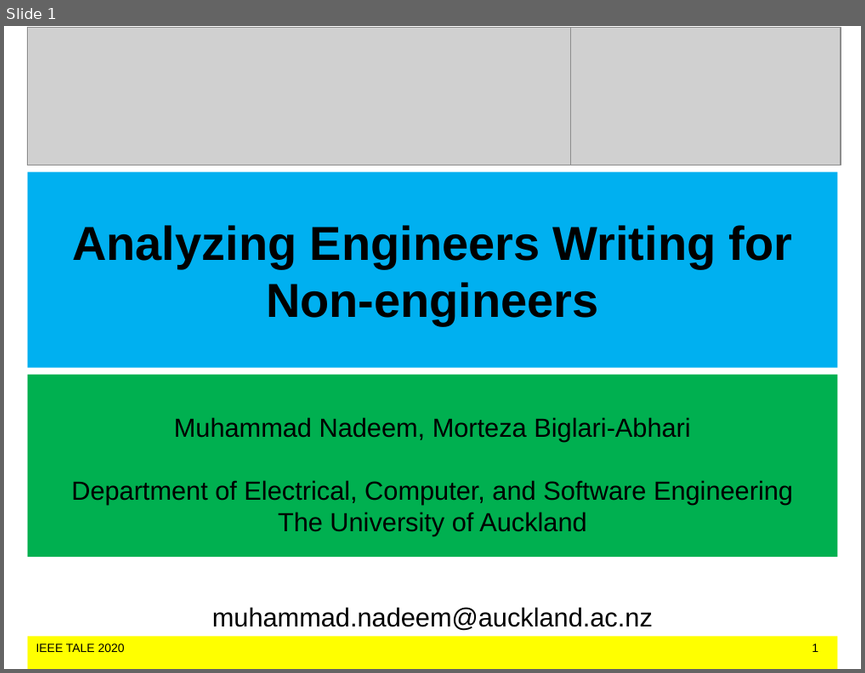
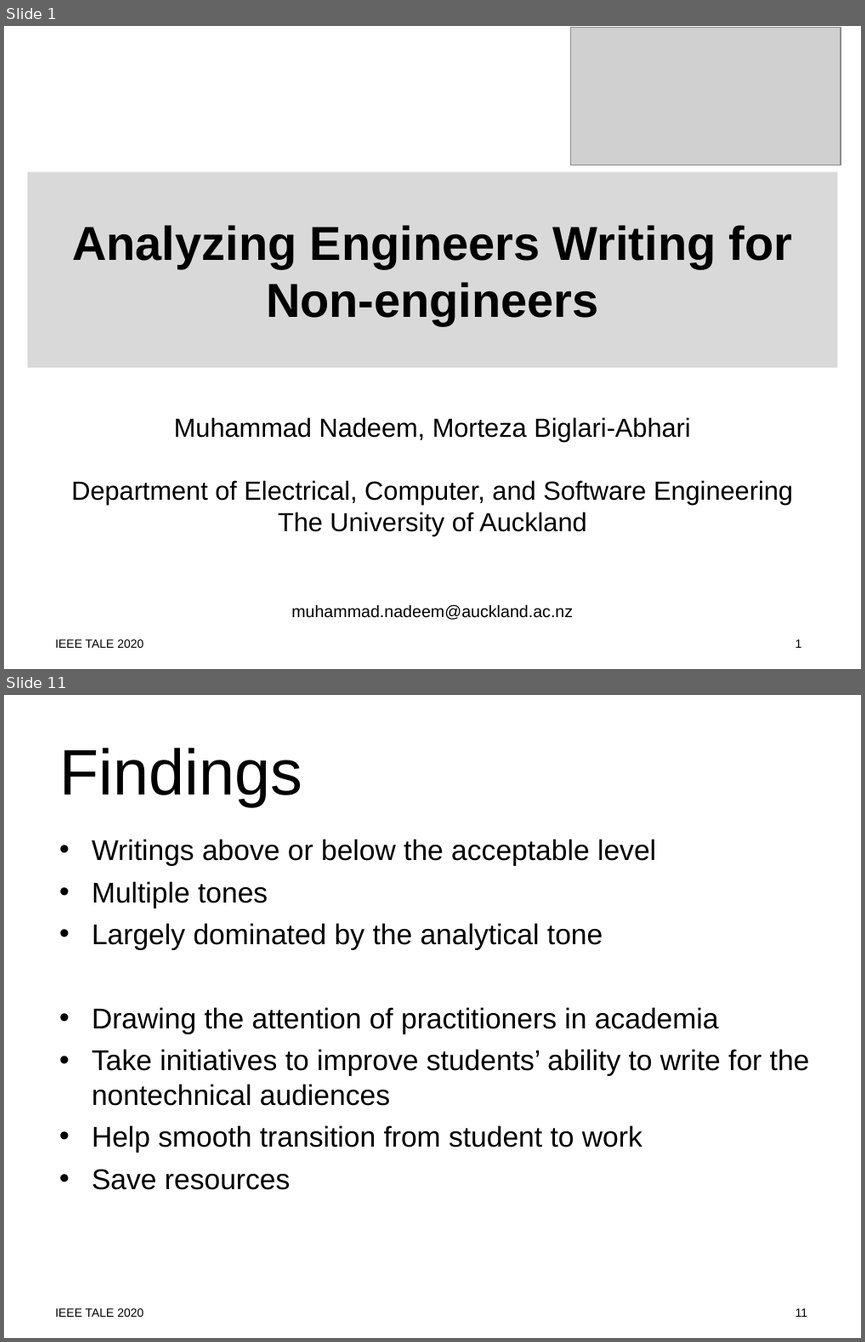
Before and after one commit to MuhammadNadeemAUM/Writing-Diet, a slide deck: Nadeem_IEEE TALE_259.ppt. Shown one above the other, each under a label of ours: slide 1 before the commit, slides 1 and 11 after it; the slides between them are not shown. The pictures are 865x673 and 865x1342 pixels, drawn with LibreOffice and Linux fonts; fonts in the diff are those of the drawing; grey boxes stand for pictures. Boxes give left, top, right and bottom in pixels: in the first picture for what was removed or moved away, otherwise in the second. Text is boxed around its words. In the diff, an @@ line names an element or a change of style, - is before the commit and + after.

```diff
--- a/Nadeem_IEEE TALE_259.ppt
+++ b/Nadeem_IEEE TALE_259.ppt
@@ slide 11 added at box(4, 695, 861, 1338), background #FFFFFF; not listed: 1 template element that a slide beside it also shows @@
@@ title added at box(59, 748, 302, 806), 54 pt, text #000000 @@
+Findings
@@ text added at box(92, 839, 810, 1190), 24.1 pt, text #000000 @@
+• Writings above or below the acceptable level
+• Multiple tones
+• Largely dominated by the analytical tone
+• Drawing the attention of practitioners in academia
+• Take initiatives to improve students’ ability to write for the nontechnical audiences
+• Help smooth transition from student to work
+• Save resources
@@ slide 1 changed as well @@
@@ picture removed at box(27, 28, 570, 165) @@
@@ title "Analyzing Engineers Writing for Non-engineers" at box(27, 171, 837, 367): fill #00B0F0 to #D9D9D9 @@
@@ subtitle "Muhammad Nadeem, Morteza Biglari-Abhari": place and size @@
-subtitle "Muhammad Nadeem, Morteza Biglari-Abhari" at box(27, 374, 837, 556)
+subtitle "Muhammad Nadeem, Morteza Biglari-Abhari" at box(71, 417, 793, 619)
@@ subtitle "Muhammad Nadeem, Morteza Biglari-Abhari" at box(71, 417, 793, 619): fill #00B050 to none @@
@@ subtitle at box(291, 604, 573, 619): size 22 to 14 pt in "muhammad.nadeem@auckland.ac.nz"; less space between paragraphs @@
@@ text: place and size @@
-text at box(27, 636, 837, 669)
+text at box(55, 639, 802, 647)
@@ text at box(55, 639, 802, 647): fill #FFFF00 to none @@
```
Also in this commit, not shown: 2 other slides changed, 10 other slides added, 8 slides removed, 5 other files.
